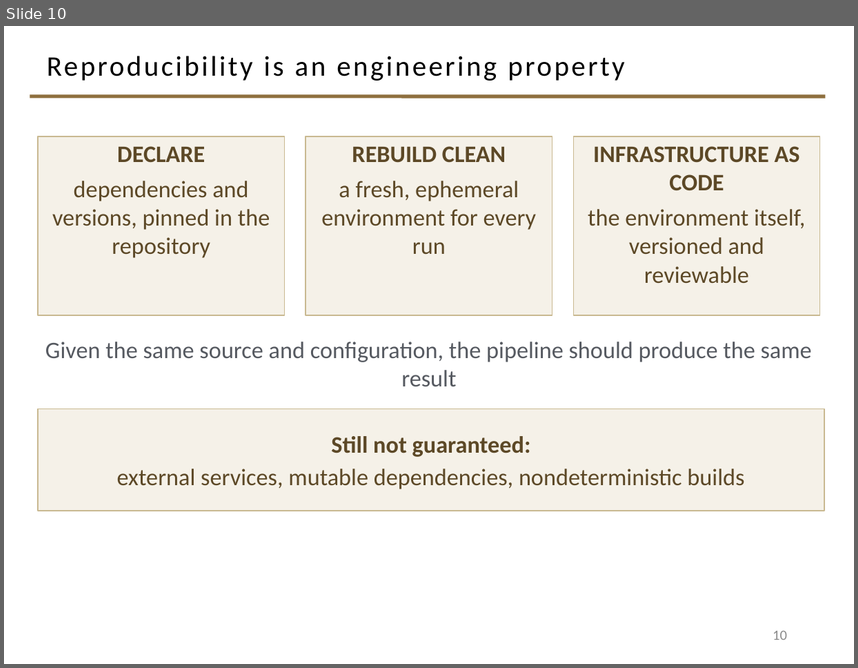
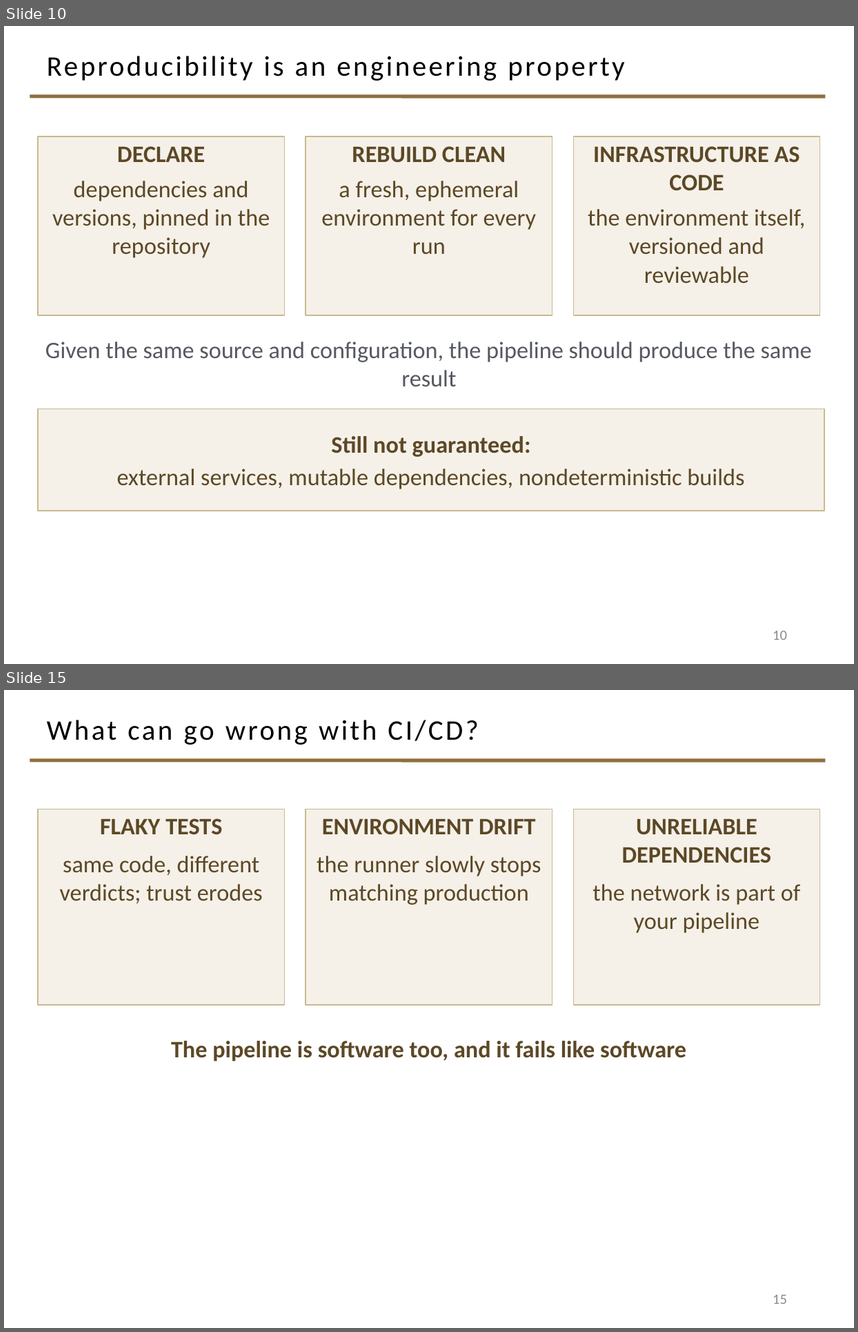
Before and after one commit to davisjam/model-based-agentic-software-engineering, a slide deck: course/lectures/act-3-software-in-the-world/02-compute-environments-and-data-management/3-1-Compute-Environments-and-Deployment.pptx. Shown one above the other, each under a label of ours: slide 10 before the commit, slides 10 and 15 after it; the slides between them are not shown. The pictures are 858x668 and 858x1332 pixels, drawn with LibreOffice and Linux fonts; fonts in the diff are those of the drawing; background and template pictures are left out. Boxes give left, top, right and bottom in pixels: in the first picture for what was removed or moved away, otherwise in the second. Text is boxed around its words. In the diff, an @@ line names an element or a change of style, - is before the commit and + after.

```diff
--- a/course/lectures/act-3-software-in-the-world/02-compute-environments-and-data-management/3-1-Compute-Environments-and-Deployment.pptx
+++ b/course/lectures/act-3-software-in-the-world/02-compute-environments-and-data-management/3-1-Compute-Environments-and-Deployment.pptx
@@ slide 15 added at <box>4,690,854,1328</box>, background #FFFFFF; not listed: 1 template element that a slide beside it also shows @@
@@ title added at <box>47,720,478,745</box>, 24 pt, text #000000 @@
+What can go wrong with CI/CD?
@@ rectangle added at <box>38,809,285,1005</box>, fill #F5F1E8, outline #C9B991 1 pt, 20 pt, text #5C4826 @@
+FLAKY TESTS
+same code, different verdicts; trust erodes
@@ rectangle added at <box>306,809,553,1005</box>, fill #F5F1E8, outline #C9B991 1 pt, 20 pt, text #5C4826 @@
+ENVIRONMENT DRIFT
+the runner slowly stops matching production
@@ rectangle added at <box>573,809,820,1005</box>, fill #F5F1E8, outline #C9B991 1 pt, 20 pt, text #5C4826 @@
+UNRELIABLE DEPENDENCIES
+the network is part of your pipeline
@@ text added at <box>171,1041,686,1061</box>, 20 pt, text #5C4826, bold @@
+The pipeline is software too, and it fails like software
@@ page number added at <box>773,1294,787,1303</box>, 12 pt, text #8C8C8C @@
+15
```
Also in this commit, not shown: 4 other slides added.
